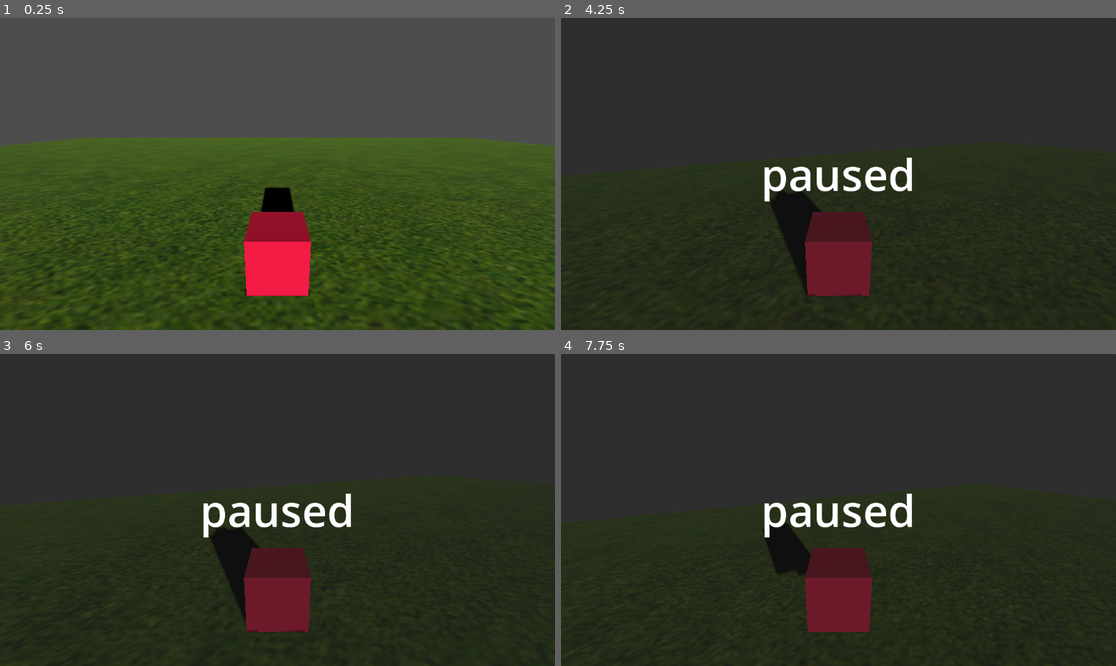
Above: before the commit, frames 1-4 (two rows, left to right).
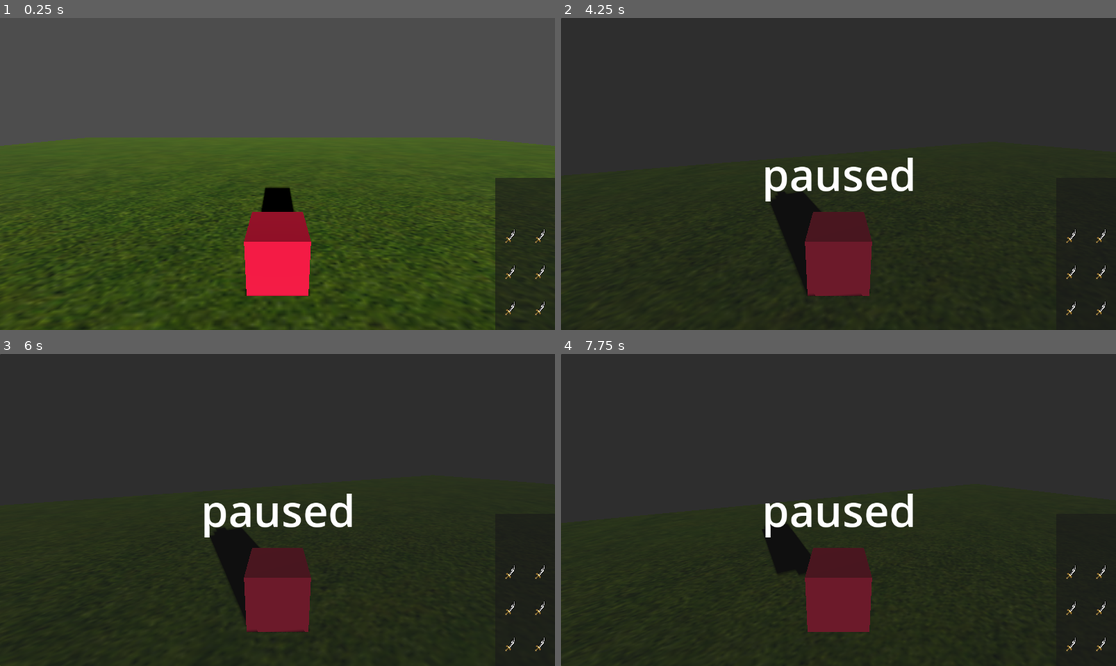
Above: after the commit, the same moments.

Repository: KOTLI-game/KOTLI
Game: Godot game, scene res://Main.tscn
Same seed, same stepped clock (60 frames per second), same inputs: the game is played once before the commit and once after it.
Inputs (mouse positions are in pixels of both pictures, inside the frame that each line leads up to):
- Up to frame 1 (0.25 s): no input
- Up to frame 2 (4.25 s): tap Enter (ui_accept) at 0.5, 0.77, 1.52, 3.02, 3.77 s; move the mouse to (866, 174) at 0.52 s; hold W (move_forward) from 0.53 s (still down); move the mouse to (810, 174) at 1.27 s; move the mouse to (849, 167) at 2.02 s; move the mouse to (832, 180) at 2.77 s; move the mouse to (877, 177) at 3.52 s; tap Escape (ui_cancel) at 4.15 s
- Up to frame 3 (6 s): move the mouse to (111, 463) at 4.27 s; release W (move_forward) at 4.28 s; hold A (move_left) 4.28-5.03 s; tap Enter (ui_accept) at 4.52 s; move the mouse to (305, 510) at 5.02 s; hold S (move_backward) 5.03-5.78 s; move the mouse to (194, 432) at 5.77 s; hold D (move_right) from 5.78 s (still down)
- Up to frame 4 (7.75 s): tap Enter (ui_accept) at 6.02, 6.77, 7.52 s; move the mouse to (960, 494) at 6.52 s; release D (move_right) at 6.53 s; hold W (move_forward) 6.53-7.28 s; move the mouse to (727, 525) at 7.27 s; hold D (move_right) from 7.28 s (still down)

The runs differ from the first frame. In frame 1, 4.4% of the frame differs, in the area x 89-100%, y 51-100%; in frame 2, 0.7%; in frame 3, 0.7%; in frame 4, 0.7%.

Commit message:
add inventory

Diff:
--- a/Main.tscn
+++ b/Main.tscn
@@ -1,8 +1,9 @@
-[gd_scene load_steps=10 format=3 uid="uid://ona2mbdyx4fh"]
+[gd_scene load_steps=11 format=3 uid="uid://ona2mbdyx4fh"]
 
 [ext_resource type="Script" path="res://Movement.gd" id="1_bbqy7"]
 [ext_resource type="Texture2D" uid="uid://b4dp3x4fa3nd4" path="res://grass.jpg" id="1_chb6s"]
 [ext_resource type="Script" path="res://pause_menu.gd" id="3_wc42c"]
+[ext_resource type="PackedScene" uid="uid://1jarticplmi" path="res://item.tscn" id="4_qwg7a"]
 
 [sub_resource type="BoxShape3D" id="BoxShape3D_fl3dy"]
 size = Vector3(60, 2, 60)
@@ -53,18 +54,14 @@
 gi_mode = 2
 mesh = SubResource("BoxMesh_84e1o")
 
-[node name="PanelContainer" type="PanelContainer" parent="."]
+[node name="PauseMenu" type="PanelContainer" parent="."]
 visible = false
-offset_left = 1028.0
-offset_top = 332.0
-offset_right = 1068.0
-offset_bottom = 372.0
-scale = Vector2(3.09181, 7.89094)
-
-[node name="PauseMenu" type="PanelContainer" parent="."]
 anchors_preset = 15
 anchor_right = 1.0
 anchor_bottom = 1.0
+offset_left = -0.00012207
+offset_top = 3.05176e-05
+offset_right = 4.70471
 grow_horizontal = 2
 grow_vertical = 2
 script = ExtResource("3_wc42c")
@@ -74,3 +71,48 @@
 size_flags_horizontal = 4
 theme_override_font_sizes/font_size = 91
 text = "paused"
+
+[node name="Inventory" type="PanelContainer" parent="."]
+anchors_preset = 3
+anchor_left = 1.0
+anchor_top = 1.0
+anchor_right = 1.0
+anchor_bottom = 1.0
+offset_left = -124.0
+offset_top = -316.0
+offset_right = 192.295
+grow_horizontal = 0
+grow_vertical = 0
+scale = Vector2(0.392, 1)
+
+[node name="GridContainer" type="GridContainer" parent="Inventory"]
+layout_mode = 2
+size_flags_horizontal = 4
+theme_override_constants/v_separation = 75
+columns = 2
+
+[node name="LeftSpacing" type="Label" parent="Inventory/GridContainer"]
+layout_mode = 2
+text = "                                     "
+
+[node name="RightSpacing" type="Label" parent="Inventory/GridContainer"]
+layout_mode = 2
+text = "                                     "
+
+[node name="Item" parent="Inventory/GridContainer" instance=ExtResource("4_qwg7a")]
+layout_mode = 2
+
+[node name="Item2" parent="Inventory/GridContainer" instance=ExtResource("4_qwg7a")]
+layout_mode = 2
+
+[node name="Item3" parent="Inventory/GridContainer" instance=ExtResource("4_qwg7a")]
+layout_mode = 2
+
+[node name="Item4" parent="Inventory/GridContainer" instance=ExtResource("4_qwg7a")]
+layout_mode = 2
+
+[node name="Item5" parent="Inventory/GridContainer" instance=ExtResource("4_qwg7a")]
+layout_mode = 2
+
+[node name="Item6" parent="Inventory/GridContainer" instance=ExtResource("4_qwg7a")]
+layout_mode = 2
--- /dev/null
+++ b/item.gd
@@ -0,0 +1,23 @@
+extends Control
+
+var currentItem = Item.placeholder1
+
+enum Item {
+	placeholder1,
+	placeholder2
+}
+
+# Called when the node enters the scene tree for the first time.
+func _ready() -> void:
+	setItem(Item.placeholder1)
+
+
+# Called every frame. 'delta' is the elapsed time since the previous frame.
+func _process(_delta: float) -> void:
+	pass
+
+func setItem(item: Item) -> void:
+	currentItem = item
+	match item:
+		Item.placeholder1:
+			(get_child(0).get_child(0) as TextureRect).texture = get_meta("placeholderTexture1")
--- /dev/null
+++ b/item.tscn
@@ -0,0 +1,24 @@
+[gd_scene load_steps=3 format=3 uid="uid://1jarticplmi"]
+
+[ext_resource type="Script" path="res://item.gd" id="1_fgapx"]
+[ext_resource type="Texture2D" uid="uid://d4fp22hgutxhg" path="res://placeholderitem.png" id="1_s8bh2"]
+
+[node name="Item" type="Control"]
+layout_mode = 3
+anchors_preset = 15
+anchor_right = 1.0
+anchor_bottom = 1.0
+grow_horizontal = 2
+grow_vertical = 2
+script = ExtResource("1_fgapx")
+metadata/placeholderTexture1 = ExtResource("1_s8bh2")
+
+[node name="CenterContainer" type="CenterContainer" parent="."]
+layout_mode = 0
+offset_right = 150.0
+offset_bottom = 100.0
+scale = Vector2(1, 0.44)
+
+[node name="TextureRect" type="TextureRect" parent="CenterContainer"]
+layout_mode = 2
+stretch_mode = 3
--- a/pause_menu.gd
+++ b/pause_menu.gd
@@ -8,7 +8,7 @@
 var is_paused = false
 
 # Called every frame. 'delta' is the elapsed time since the previous frame.
-func _process(delta: float) -> void:
+func _process(_delta: float) -> void:
 	if Input.is_action_just_pressed("ui_cancel"):
 		is_paused = !is_paused
 	if is_paused:
Binary file added: placeholderitem.png
Not shown, added: placeholderitem.png.import
